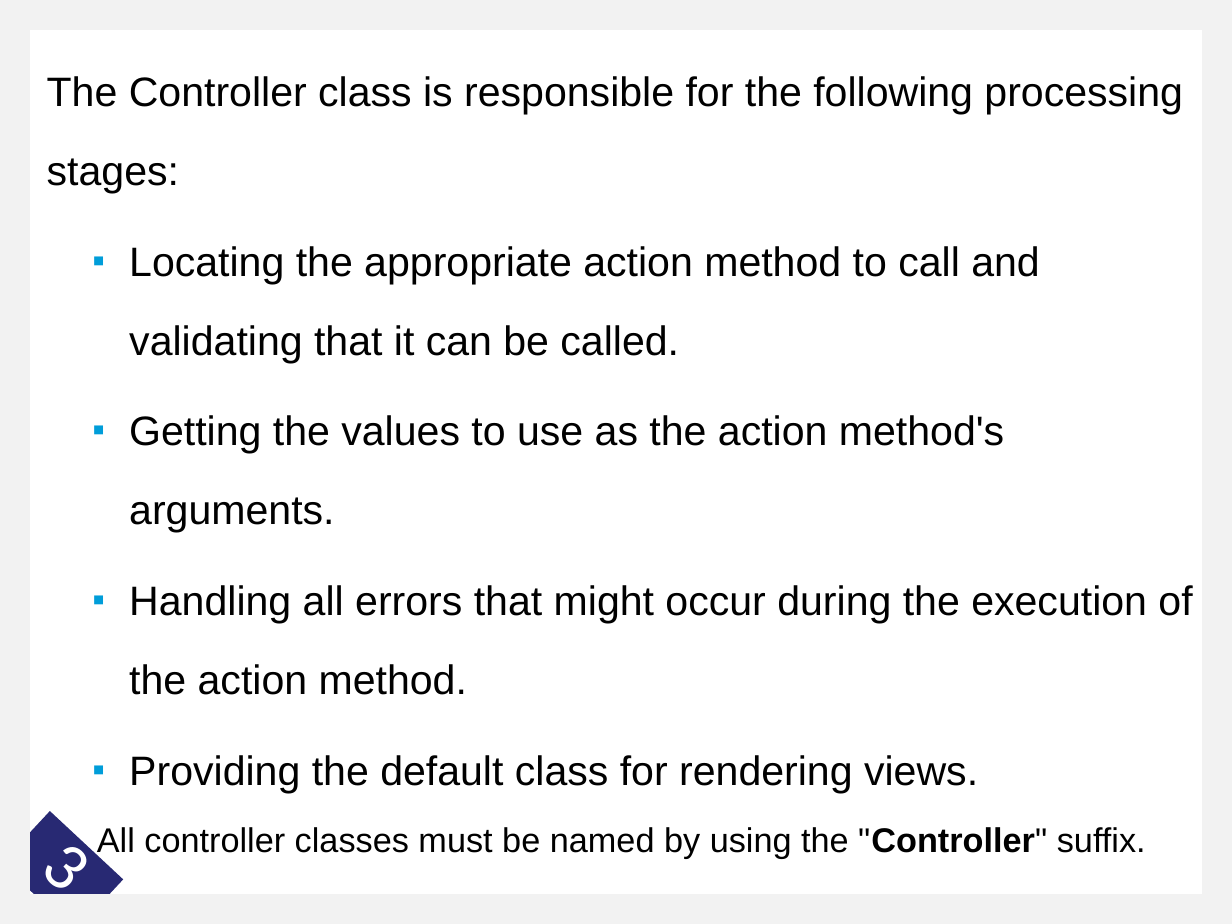
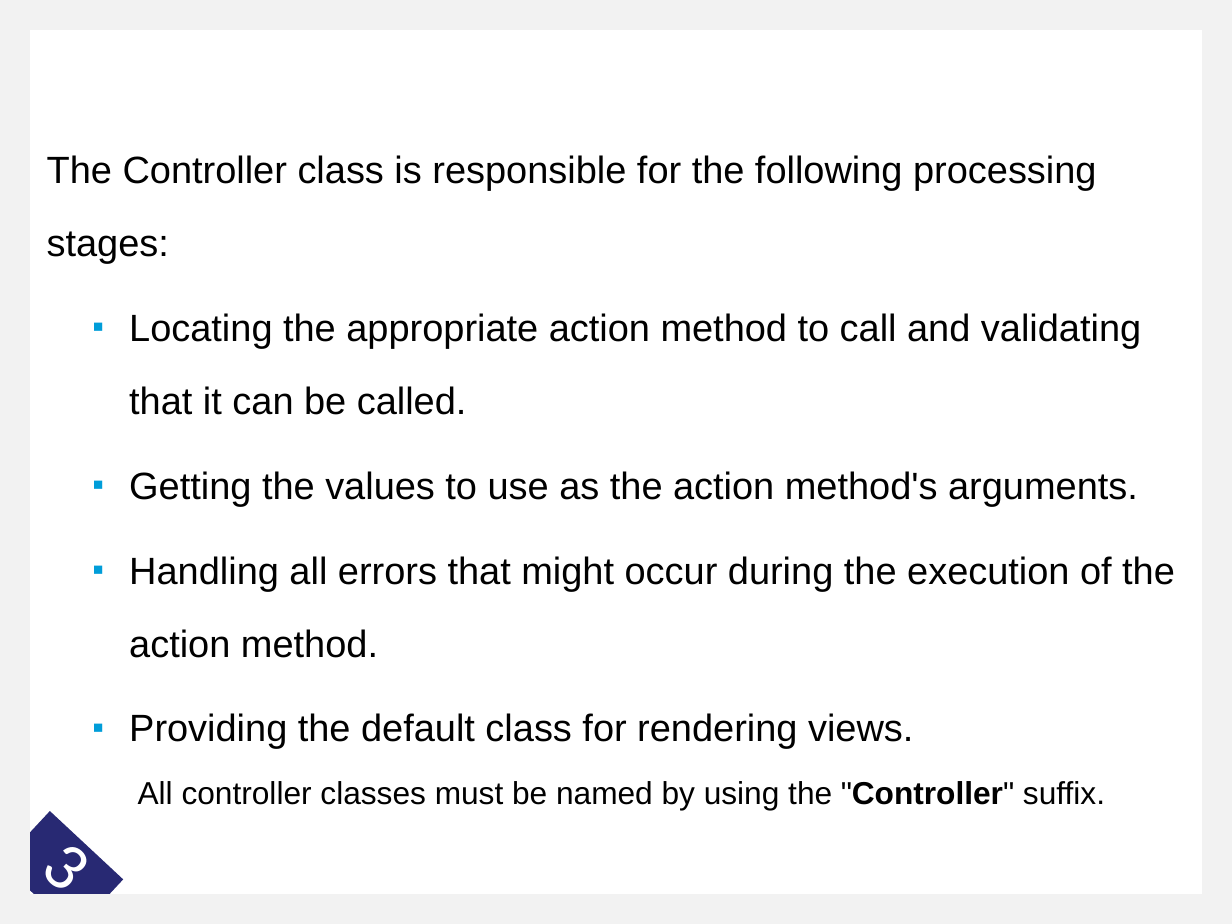
Before and after one commit to VKRISHNANB/dotnetcore2023, a slide deck: slide 3 of 3_mvcCore/slides/4MVC .pptx. Drawn at 1232x924 pixels with LibreOffice and Linux fonts; fonts in the diff are those of the drawing; background and template pictures are left out. Boxes give left, top, right and bottom in pixels: in the first picture for what was removed or moved away, otherwise in the second. Text is boxed around its words. In the diff, an @@ line names an element or a change of style, - is before the commit and + after.

```diff
--- a/3_mvcCore/slides/4MVC .pptx
+++ b/3_mvcCore/slides/4MVC .pptx
@@ text "The Controller class is responsible ...": place and size @@
-text "The Controller class is responsible ..." at [47,76,1192,858]
+text "The Controller class is responsible ..." at [47,155,1175,809]
@@ text "The Controller class is responsible ..." at [47,155,1175,809]: size 24 to 22.2 pt in "The Controller class is responsible for the ...", "Locating the appropriate action method to call ...", "Getting the values to use as the ...", "Handling all errors that might occur during ..." and 1 more places; size 20 to 18.5 pt in "All controller classes must be named by ..." @@
```
Also in this commit, not shown: 6 other slides changed, 19 other files.
